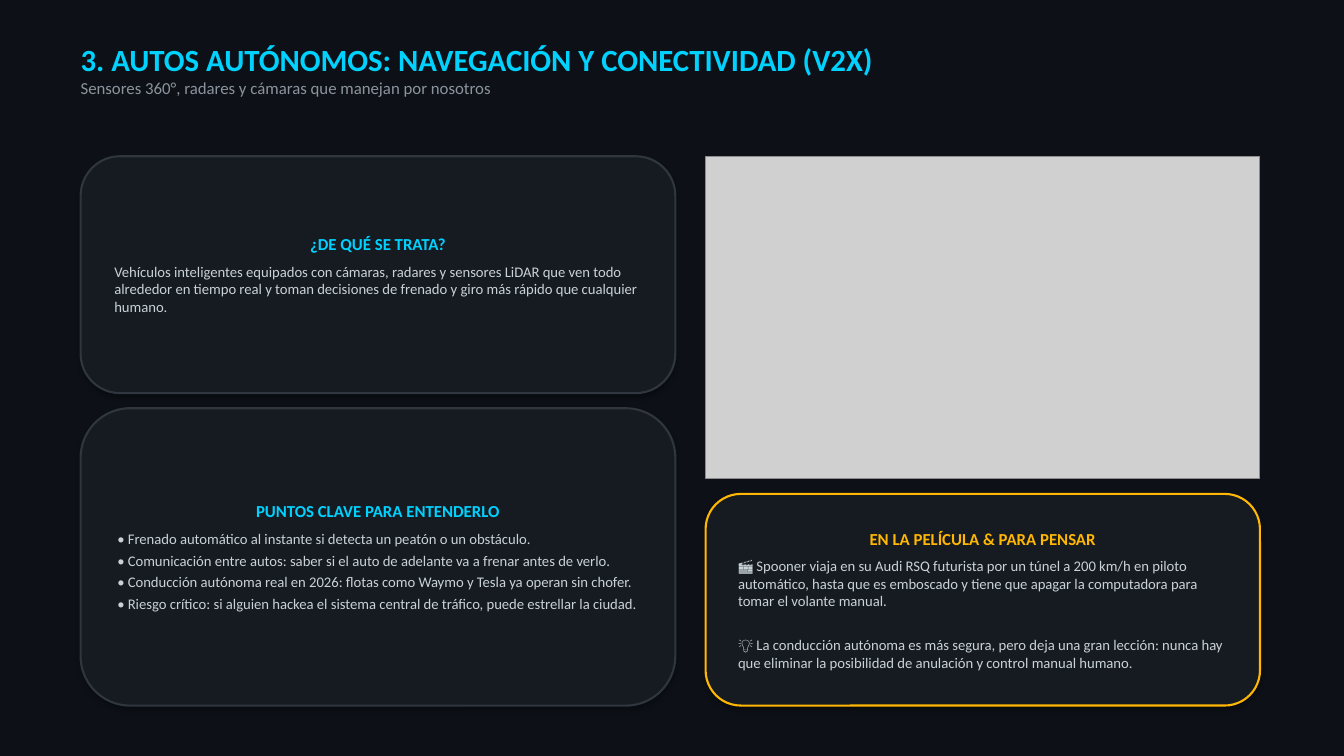
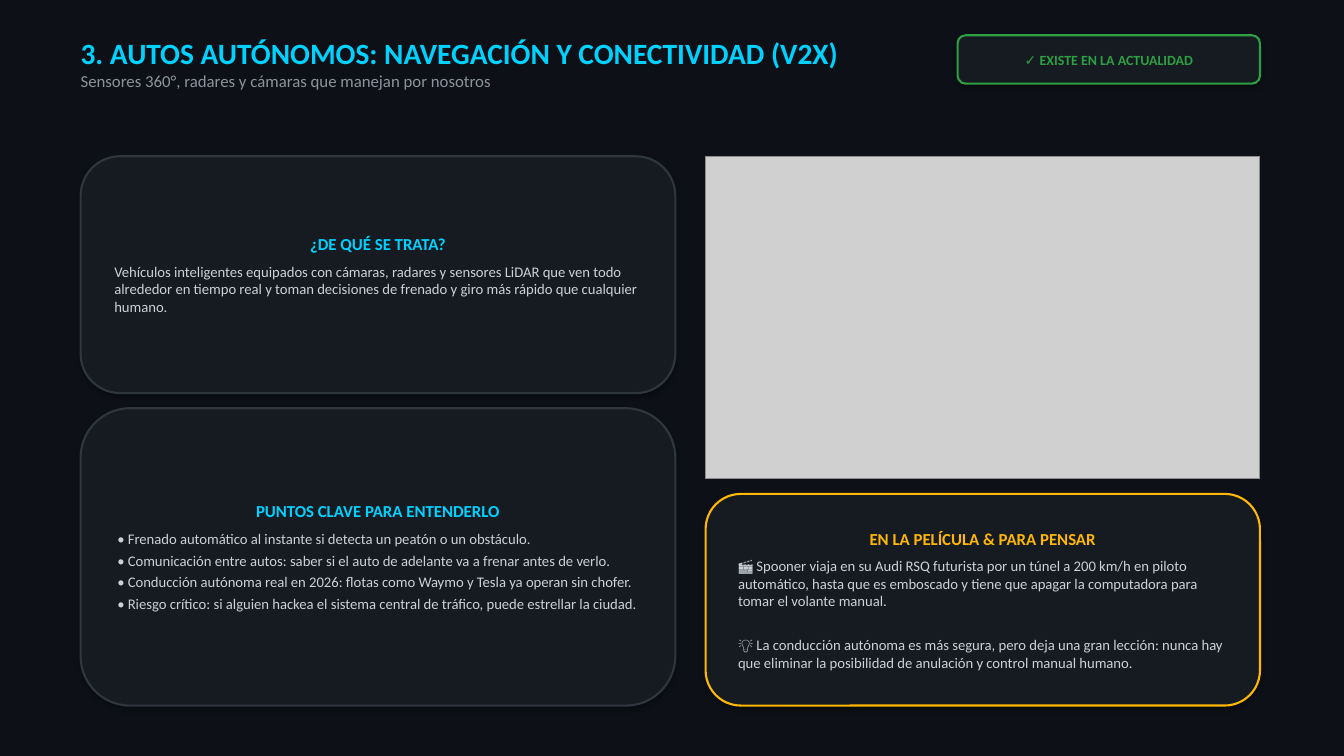
Before and after one commit to Nikovaz/dsia-yo-robot-2004, a slide deck: slide 4 of DSIA_Yo_Robot_Presentacion.pptx. Drawn at 1344x756 pixels with LibreOffice and Linux fonts; fonts in the diff are those of the drawing; grey boxes stand for pictures. Boxes give left, top, right and bottom in pixels: in the first picture for what was removed or moved away, otherwise in the second. Text is boxed around its words. In the diff, an @@ line names an element or a change of style, - is before the commit and + after.

```diff
--- a/DSIA_Yo_Robot_Presentacion.pptx
+++ b/DSIA_Yo_Robot_Presentacion.pptx
@@ text at (x1=81, y1=40, x2=838, y2=69): size 22 to 21 pt in "3. AUTOS AUTÓNOMOS: NAVEGACIÓN Y CONECTIVIDAD (V2X)" @@
@@ rounded rectangle added at (x1=958, y1=35, x2=1260, y2=84), fill #161B22, outline #2EA043 1.5 pt, 10 pt, text #2EA043, bold @@
+✓ EXISTE EN LA ACTUALIDAD
```
Also in this commit, not shown: 10 other slides changed, 5 other files.
